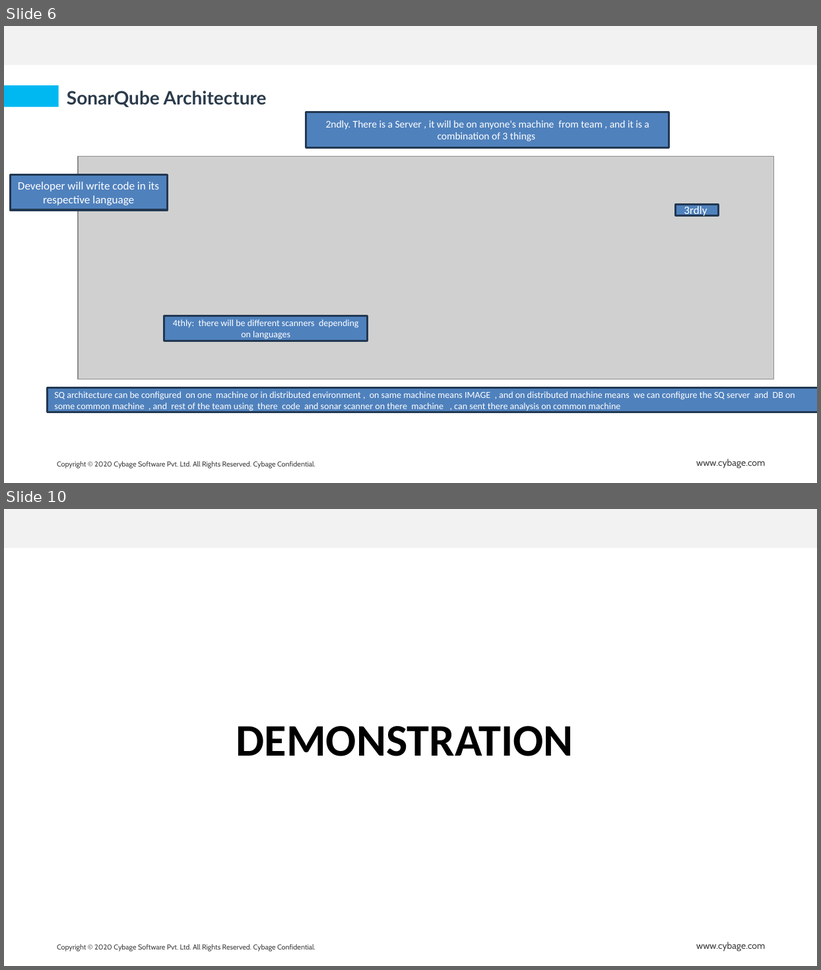
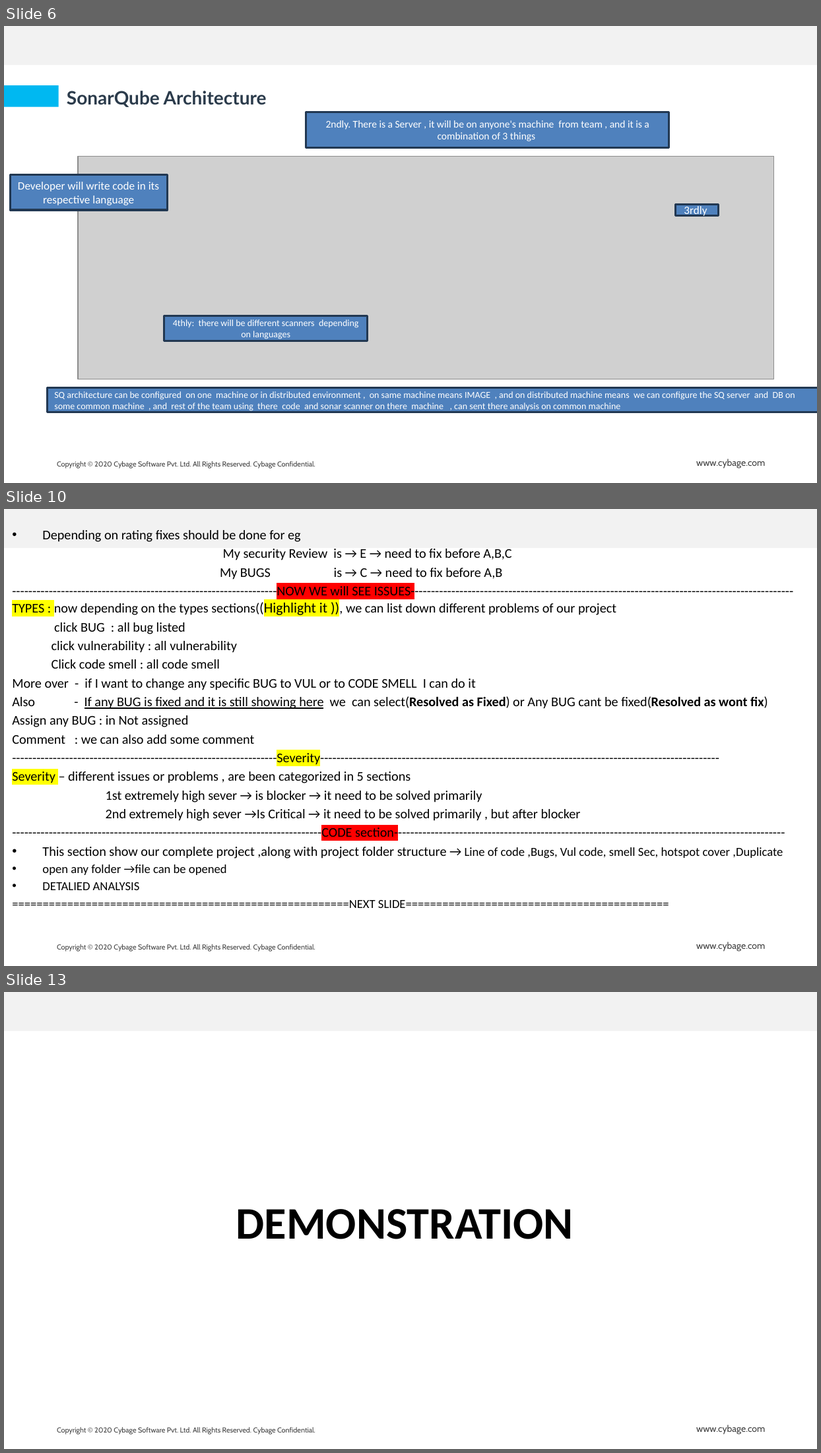
Before and after one commit to abcruturaj/Snyk_Docx, a slide deck: SonarQube.pptx. Shown one above the other, each under a label of ours: slides 6 and 10 before the commit, slides 6, 10 and 13 after it; the slides between them are not shown. The pictures are 821x970 and 821x1453 pixels, drawn with LibreOffice and Linux fonts; fonts in the diff are those of the drawing; grey boxes stand for pictures; background and template pictures are left out. Boxes give left, top, right and bottom in pixels: in the first picture for what was removed or moved away, otherwise in the second. Text is boxed around its words. In the diff, an @@ line names an element or a change of style, - is before the commit and + after.

```diff
--- a/SonarQube.pptx
+++ b/SonarQube.pptx
@@ slide 10 added at (x1=4, y1=509, x2=817, y2=966), background #FFFFFF; not listed: 3 template elements that a slide beside it also shows @@
@@ text added at (x1=12, y1=530, x2=793, y2=908), 13 pt, text #000000 @@
+• Depending on rating fixes should be done for eg
+My security Review is → E → need to fix before A,B,C
+My BUGS is → C → need to fix before A,B
+-----------------------------------------------------------------NOW WE will SEE ISSUES----------------------------------------------------------------------------------------------TYPES : now depending on the types sections((Highlight it )), we can list down different problems of our project
+click BUG : all bug listed
+click vulnerability : all vulnerability
+Click code smell : all code smell
+More over - if I want to change any specific BUG to VUL or to CODE SMELL I can do it
+Also - If any BUG is fixed and it is still showing here we can select(Resolved as Fixed) or Any BUG cant be fixed(Resolved as wont fix)
+Assign any BUG : in Not assigned
+Comment : we can also add some comment
+-----------------------------------------------------------------Severity--------------------------------------------------------------------------------------------------
+Severity – different issues or problems , are been categorized in 5 sections
+1st extremely high sever → is blocker → it need to be solved primarily
+2nd extremely high sever →Is Critical → it need to be solved primarily , but after blocker
+----------------------------------------------------------------------------CODE section------------------------------------------------------------------------------------------------
+• This section show our complete project ,along with project folder structure → Line of code ,Bugs, Vul code, smell Sec, hotspot cover ,Duplicate
+• open any folder →file can be opened
+• DETALIED ANALYSIS
+=======================================================NEXT SLIDE===========================================
@@ what was slide 10 is now slide 13 @@
```
Also in this commit, not shown: 7 slides changed, 5 other slides added, 1 slide removed, 2 other files.
